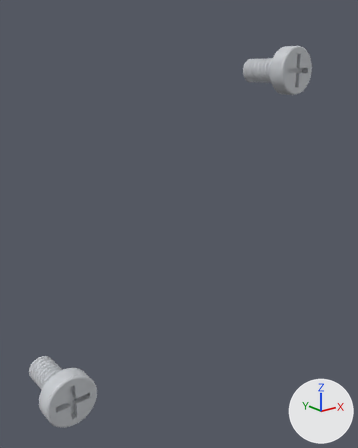
An edit to the glTF model mechanical/Circuit_Models/PCB_Fasteners.glb, drawn before and after from the same camera.
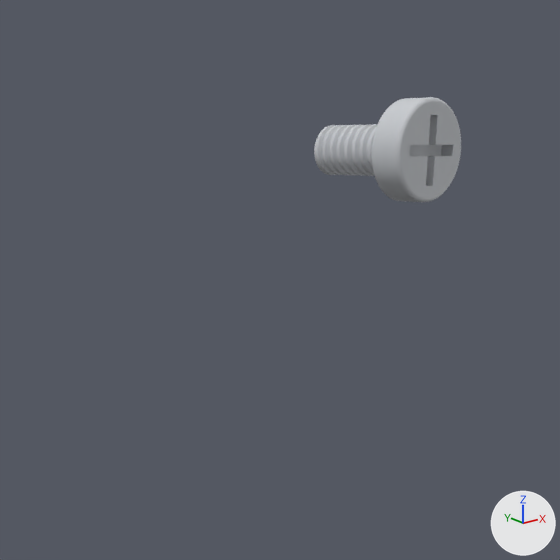
Each version is shown whole from a 50 mm camera at (-23.0, -37.2, 10.9) aimed at (0.4, -8.0, -0.8), then close up on the part from 27% to 100% of the width and 0% to 59% of the height. Every picture has the same lights, and +X, +Y and +Z are marked at lower right. The last two pictures show the newer version. Vertices at exactly the same position are counted once.

Names of what the first close-up shows: 'PCB_Fasteners_0'.
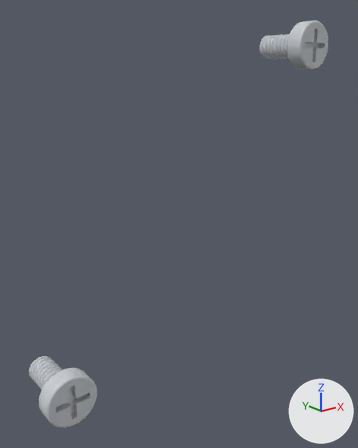
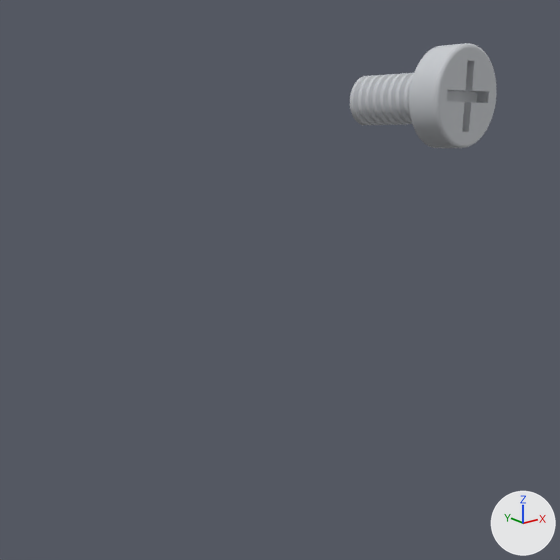
The newer file is also turned or shifted as a whole; pictures and numbers use the older file's frame.

Edits to the scene script, one JSON object a line:
```json
{"block": "me_geometry_0", "where": "# used by ob_pcb_fasteners_0; location = (0.0, 0.0, 0.0)"}
{"op": "remove", "block": "me_geometry_0", "code": "me_geometry_0.from_pydata(...)  # 11344 vertices, 22680 faces; spans x -12.6..12.6, y -10.4..-5.1, z -12.6..12.6"}
{"op": "add", "block": "me_geometry_0", "code": "me_geometry_0.from_pydata(...)  # 11344 vertices, 22680 faces; spans x -12.6..14.6, y -10.4..-5.1, z -12.6..14.6"}
{"block": "me_geometry_0", "change": "me_geometry_0 part 1: the loose piece of 5672 vertices spanning x 8.8..12.6, y -10.4..-5.1, z 8.8..12.6 is moved by (2.0, 0.0, 2.0)"}
```

Boxes [x1, y1, x2, y2] around the edits, measured in the close-ups (560 x 560 px):
```json
{"object": "PCB_Fasteners_0", "change": "reshaped", "before": [314, 97, 461, 202], "after": [350, 43, 496, 148]}
```
